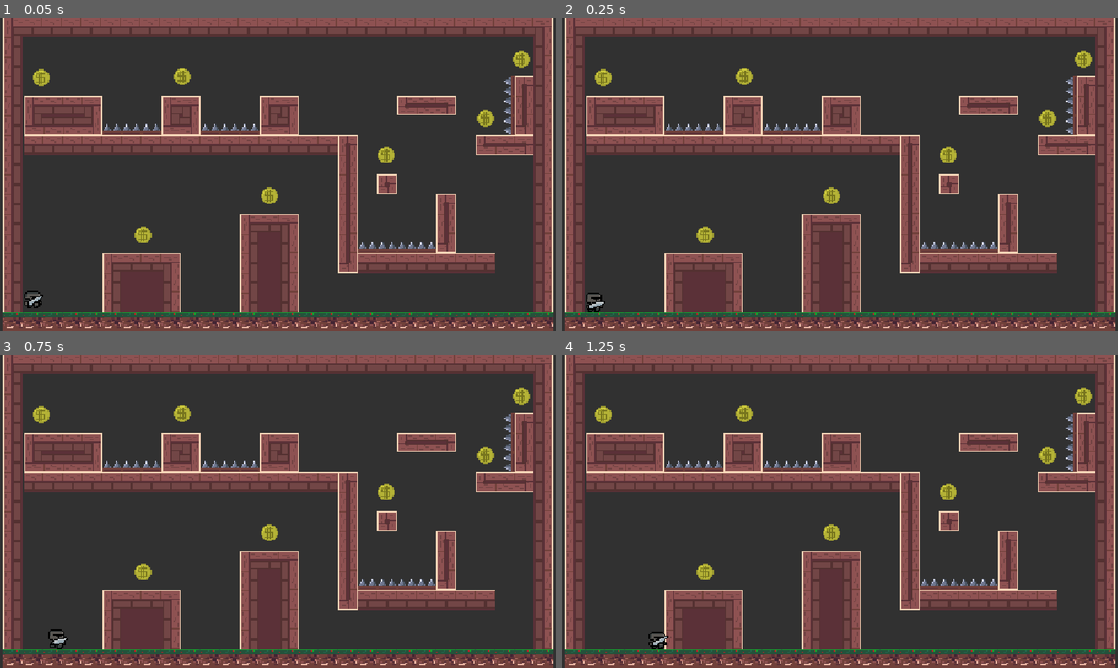
Above: before the commit, frames 1-4 (two rows, left to right).
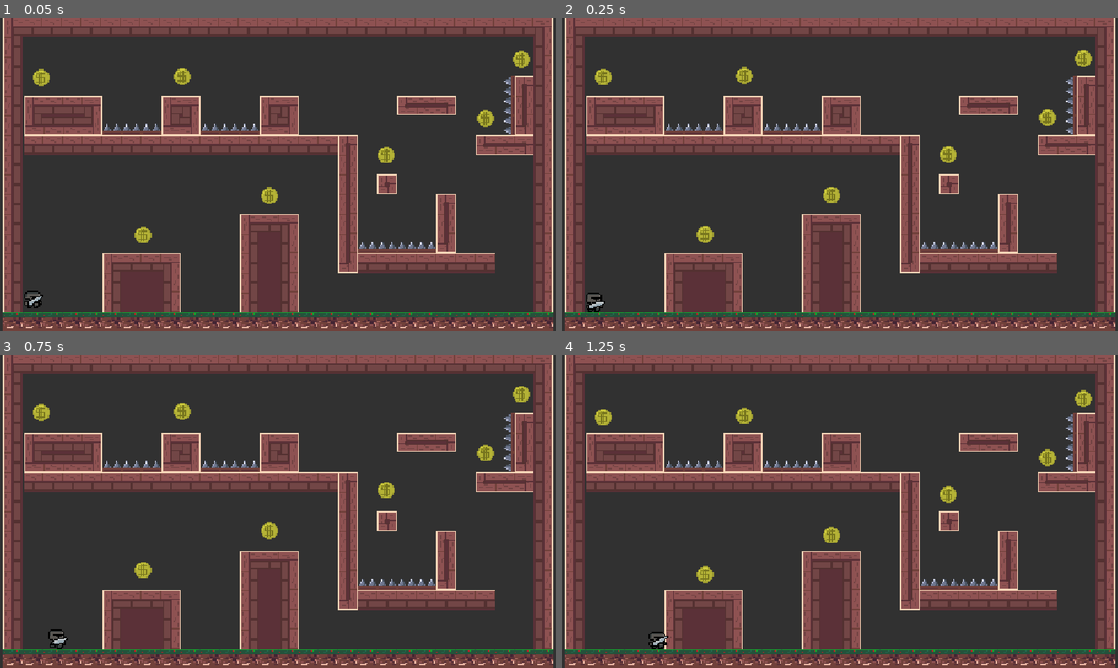
Above: after the commit, the same moments.

Repository: Marcausente/KnightGame2DGodot
Game: Godot game, scene res://Escenas/escena_principal/escena_principal.tscn
Same seed, same stepped clock (60 frames per second), same inputs: the game is played once before the commit and once after it.
Inputs:
- Up to frame 1 (0.05 s): no input
- Up to frame 2 (0.25 s): no input
- Up to frame 3 (0.75 s): hold D (derecha) from 0.53 s (still down)
- Up to frame 4 (1.25 s): keep holding D (derecha); tap W (saltar) at 0.77 s

Frame 1 is identical in both runs. In frame 2, 0.3% of the frame differs, in the area x 6-96%, y 10-72%; in frame 3, 0.6%; in frame 4, 0.7%, in the area x 5-96%, y 10-73%.

Commit message:
FEAT: Animaciones de Tweens realizada

Diff:
--- a/Escenas/moneda/moneda.gd
+++ b/Escenas/moneda/moneda.gd
@@ -6,9 +6,21 @@
 
 func _ready():
 	add_to_group("monedas")
+	_iniciar_animacion()
 
 
 func _on_area_2d_body_entered(body: Node2D) -> void:
 	print("moneda")
 	moneda_recogida.emit()
 	queue_free()
+
+
+func _iniciar_animacion():
+	#Los Tweens sirven para animaciones y otras cosas, basicamente sirve para cambiar un valor gradualmente hasta
+	#que llegue a otro valor que nosotros le digamos
+	var tween: Tween = create_tween() #Creamos un tween
+	tween.set_loops(0) #Le decimos la cantidad de veces que repetimos la animacion, 0 es infinito
+	#Queremos hacer el tween de una propiedad (El eje y) de la moneda, self porque es del propio objeto del script
+	#Ademas le hemos puesto una trans (Transicion) sirve para que haga una animacion especifica, hay varias ya hechas, hemos elegido cubic y que se haga tanto al principio como al final (Easi in out)
+	tween.tween_property(self, "position:y", position.y - 2, 0.6).set_trans(Tween.TRANS_CUBIC).set_ease(Tween.EASE_IN_OUT) #Queremos que la moneda suba 5 pixeles hacia arriba en 0.5 segundos
+	tween.tween_property(self, "position:y", position.y + 2, 0.6).set_trans(Tween.TRANS_CUBIC).set_ease(Tween.EASE_IN_OUT) #Al subir, volvera a bajar
Not shown, added: Escenas/moneda/moneda.tscn451069258.tmp
Not shown, added: Escenas/moneda/moneda.tscn456354103.tmp
Not shown, added: Escenas/moneda/moneda.tscn461573525.tmp
Not shown, added: Escenas/moneda/moneda.tscn471130859.tmp
